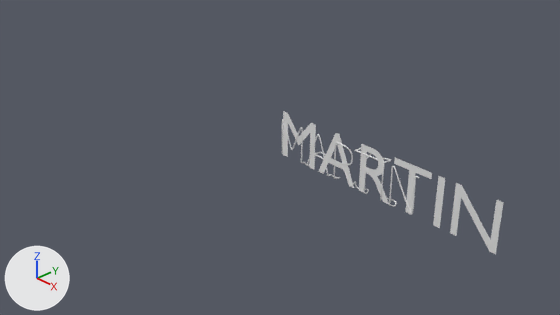
A saved change to the Blender file neon.blend.
Before and after are seen from the file's camera 'Camera'. Every picture has the same lights, and +X, +Y and +Z are marked at lower left. Text is drawn in Blender's own font.

Before the edit, the objects in view are built like this:
```python
ob_text = bpy.data.objects.new('Text', cu_text)
ob_text.location = (0.0, 0.0, 0.0)
ob_text.rotation_euler = (1.562, 0.0, 0.0)  # degrees (89, 0, 0)
ob_text_001 = bpy.data.objects.new('Text.001', txt_text_001)
ob_text_001.location = (0.0, 0.0, 0.0)
ob_text_001.rotation_euler = (1.562, 0.0, 0.0)  # degrees (89, 0, 0)
```
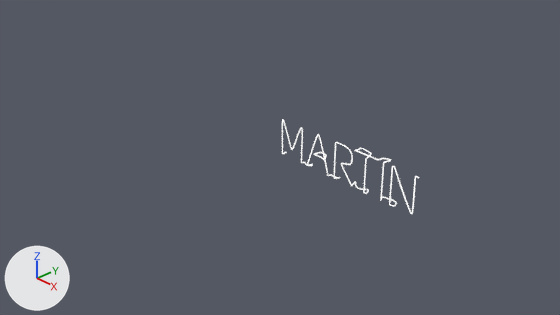
Where the change shows, as pixel boxes (x1, y1, x2, y2) in the pictures (560 x 315 px):
'Text.001', hidden
    before: (283, 111, 504, 254)

Patch to the scene script:
```diff
--- a/neon.blend.py
+++ b/neon.blend.py
@@ mat_material_001 @@
+mat_material_001 = emission_material('Material.001')
+mat_material_001.base_color = (1.0, 1.0, 1.0)  # white #ffffff
@@ cu_text @@
 _sp = cu_text.splines.new('BEZIER'); _sp.bezier_points.add(0)
 _sp.resolution_v = 0
+cu_text.materials.append(mat_material_001)  # white #ffffff
 cu_text.use_path_clamp = True
@@ ob_text_001 @@
 ob_text_001.rotation_euler = (1.562, 0.0, 0.0)  # degrees (89, 0, 0)
+ob_text_001.hide_set(True)
```
